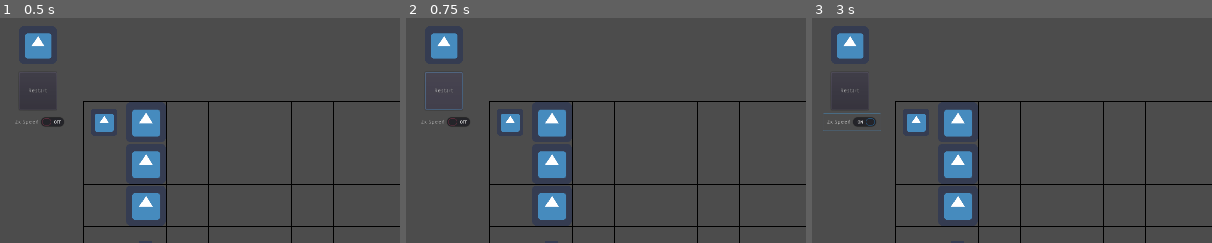
Above: before the commit, frames 1-3 (left to right).
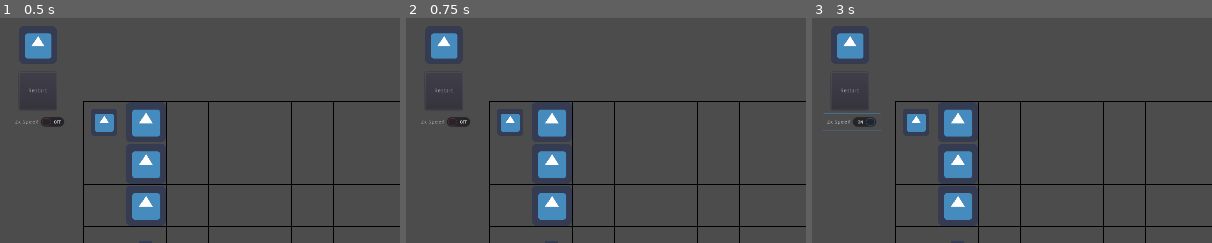
Above: after the commit, the same moments.

Repository: The-Koopalings/Flee_The_Factory
Game: Godot game, scene res://Scenes/Levels/ProofOfConcept.tscn
The game is run twice, just before and just after one commit, with the same random seed, the same clock (stepped at 60 frames per second) and the same inputs. The engine's default icon, where the game draws it, is replaced by a stand-in: a white triangle on a blue panel in a dark square.
Inputs:
- Up to frame 1 (0.5 s): no input
- Up to frame 2 (0.75 s): click "Restart" at 0.5 s
- Up to frame 3 (3 s): click "Restart" at 1.25 s; click "Restart" at 2 s; click "2x Speed" at 2.75 s
The pictures show only the part of the screen within x 0-50%, y 0-50%; the shares and areas given below are measured in that part.

Frame 1 is identical in both runs. In frame 2, 0.2% of the frame differs, in the area x 4-15%, y 24-41%; in frame 3, nothing differs.

Commit message:
added functionality for restart button (i'm crying it was one line) and fixed AcceptDialog bug

Diff:
--- a/Scenes/Level_Components/Puzzle_Elements/Grid.tscn
+++ b/Scenes/Level_Components/Puzzle_Elements/Grid.tscn
@@ -7,7 +7,3 @@
 
 [node name="TileMap" type="TileMap" parent="."]
 format = 1
-
-[node name="AcceptDialog" type="AcceptDialog" parent="."]
-margin_right = 83.0
-margin_bottom = 58.0
--- a/Scripts/Level_Components/LevelControl.gd
+++ b/Scripts/Level_Components/LevelControl.gd
@@ -15,7 +15,7 @@
 
 
 func _on_Restart_pressed():
-	pass # Replace with function body.
+	get_tree().reload_current_scene()
 
 
 func _on_DoubleSpeed_pressed():
--- a/Scripts/Levels/ProofOfConcept.gd
+++ b/Scripts/Levels/ProofOfConcept.gd
@@ -46,7 +46,7 @@
 	for tile in grid:
 		#If tile is not empty, get the next child of Grid and set it's position
 		if tile != ' ':
-			node = Grid.get_child(2 + childIndex)
+			node = Grid.get_child(1 + childIndex)
 			childIndex += 1
 
 			#!!!!!!!!!!!!!!!!!!!!!!!!!!!!!!!!!!!
